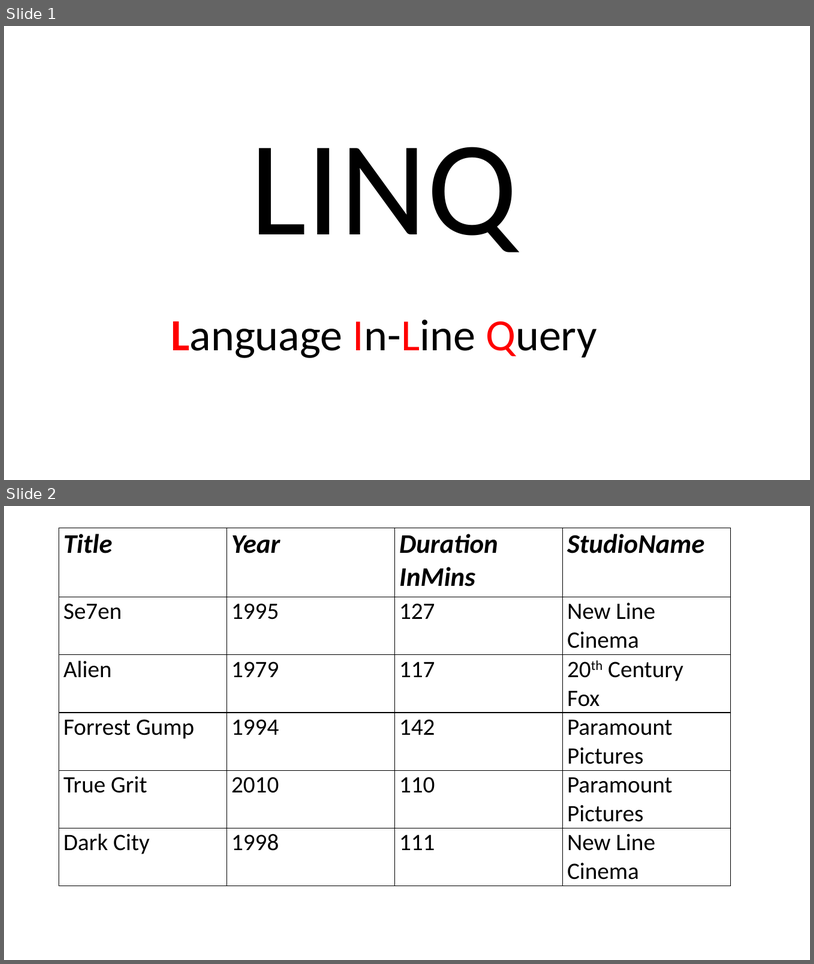
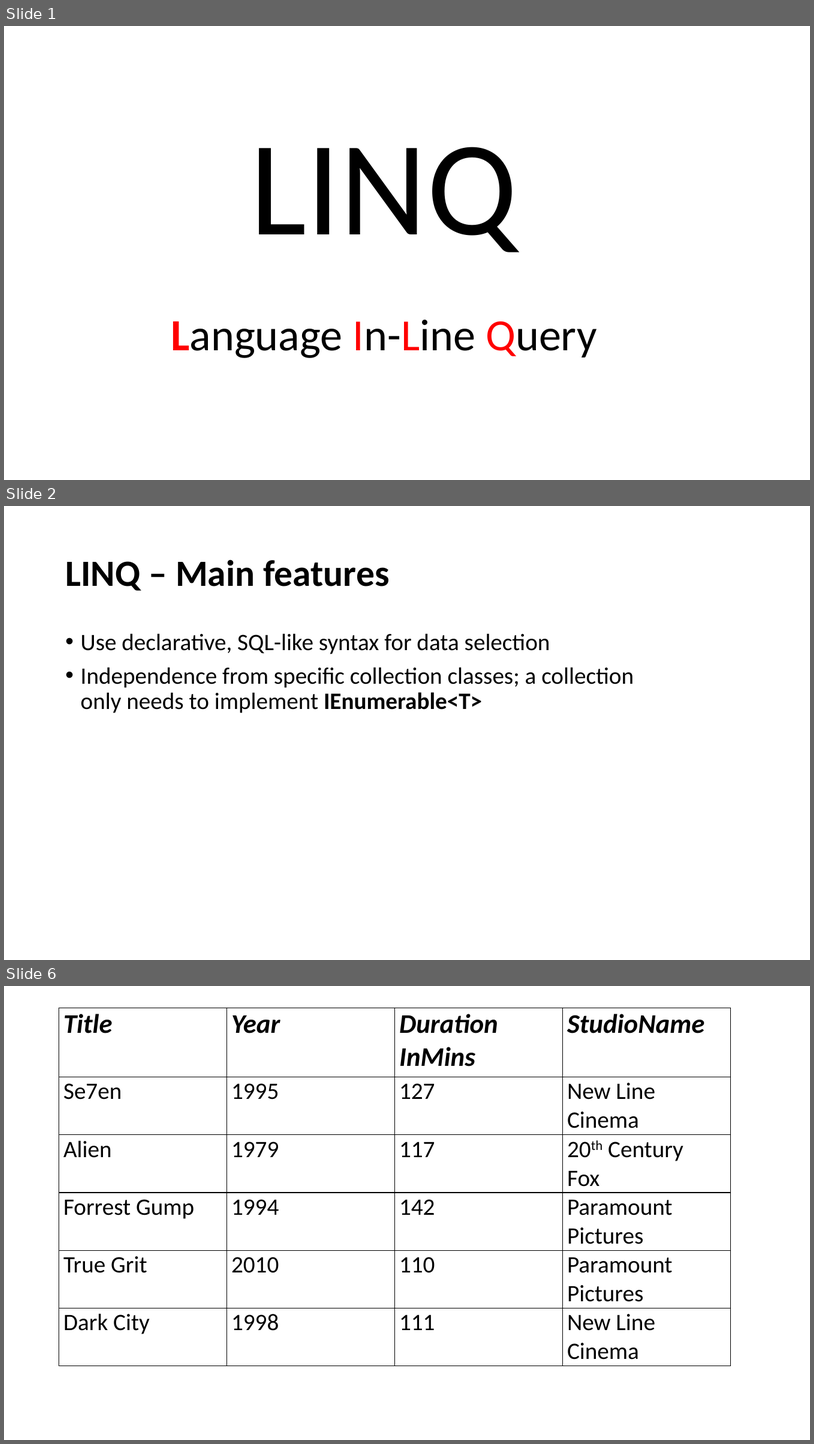
Before and after one commit to perl-easj/OOProg, a slide deck: Chap/Prog03/Presentations/LINQ.pptx. Shown one above the other, each under a label of ours: slides 1 and 2 before the commit, slides 1, 2 and 6 after it; the slides between them are not shown. The pictures are 814x964 and 814x1444 pixels, drawn with LibreOffice and Linux fonts; fonts in the diff are those of the drawing. Boxes give left, top, right and bottom in pixels: in the first picture for what was removed or moved away, otherwise in the second. Text is boxed around its words. In the diff, an @@ line names an element or a change of style, - is before the commit and + after.

Commit message:
Minor updates to LINQ material
Also minor updates to CarRetailDemo

```diff
--- a/Chap/Prog03/Presentations/LINQ.pptx
+++ b/Chap/Prog03/Presentations/LINQ.pptx
@@ slide 2 added at bbox=[4, 506, 810, 960], background #FFFFFF @@
@@ title added at bbox=[65, 559, 389, 591], 44 pt, text #000000, bold @@
+LINQ – Main features
@@ text added at bbox=[81, 633, 634, 713], 28 pt, text #000000 @@
+• Use declarative, SQL-like syntax for data selection
+• Independence from specific collection classes; a collection only needs to implement IEnumerable<T>
@@ what was slide 2 is now slide 6 @@
```
Also in this commit, not shown: 13 slides changed, 4 other slides added, 7 other files.
